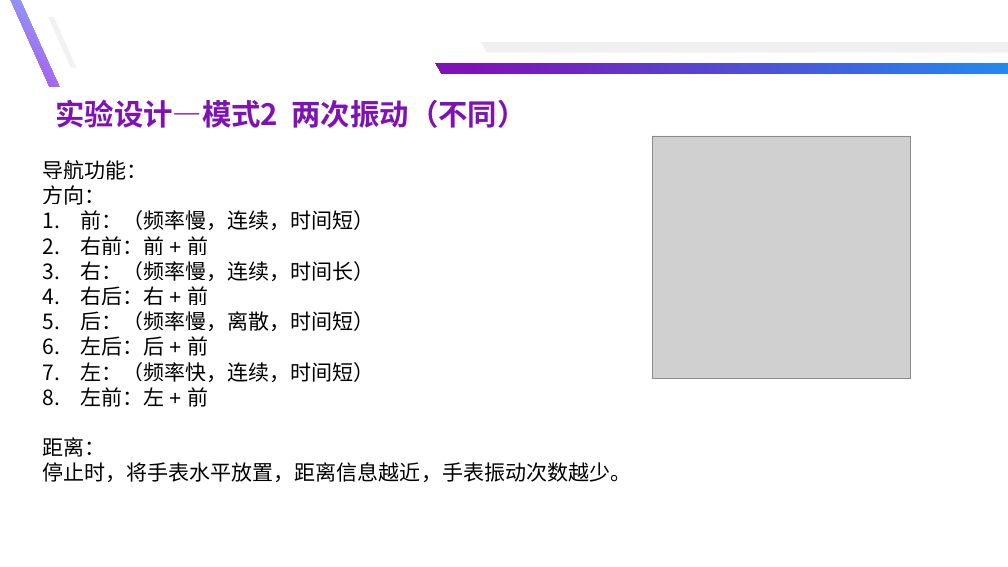
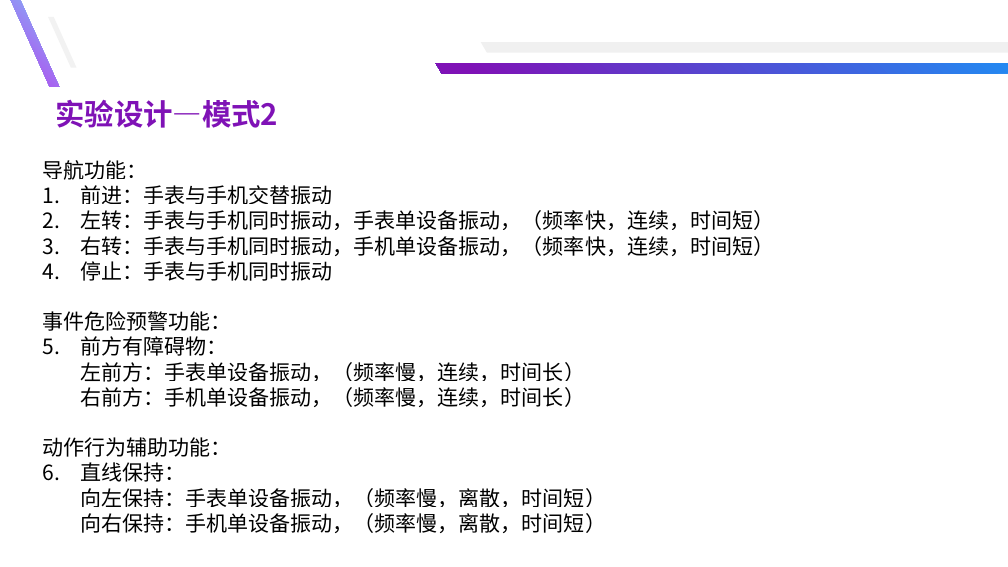
Before and after one commit to yuyongsong/Paper, a slide deck: slide 18 of 总结汇报-余泳松 - 副本.pptx (slide 9 before the commit). Drawn at 1008x567 pixels with LibreOffice and Linux fonts; fonts in the diff are those of the drawing; grey boxes stand for pictures. Boxes give left, top, right and bottom in pixels: in the first picture for what was removed or moved away, otherwise in the second. Text is boxed around its words. In the diff, an @@ line names an element or a change of style, - is before the commit and + after.

```diff
--- a/总结汇报-余泳松 - 副本.pptx
+++ b/总结汇报-余泳松 - 副本.pptx
@@ text at (55, 99, 278, 128): text changed @@
-实验设计—模式2 两次振动（不同）
+实验设计—模式2
@@ picture removed at (653, 136, 910, 378) @@
@@ text at (42, 185, 774, 533): text changed @@
-方向：
-1. 前：（频率慢，连续，时间短）
-2. 右前：前 + 前
-3. 右：（频率慢，连续，时间长）
-4. 右后：右 + 前
-5. 后：（频率慢，离散，时间短）
-6. 左后：后 + 前
-7. 左：（频率快，连续，时间短）
-8. 左前：左 + 前
-距离：
-停止时，将手表水平放置，距离信息越近，手表振动次数越少。
+1. 前进：手表与手机交替振动
+2. 左转：手表与手机同时振动，手表单设备振动，（频率快，连续，时间短）
+3. 右转：手表与手机同时振动，手机单设备振动，（频率快，连续，时间短）
+4. 停止：手表与手机同时振动
+事件危险预警功能：
+1. 前方有障碍物：
+左前方：手表单设备振动，（频率慢，连续，时间长）
+右前方：手机单设备振动，（频率慢，连续，时间长）
+动作行为辅助功能：
+1. 直线保持：
+向左保持：手表单设备振动，（频率慢，离散，时间短）
+向右保持：手机单设备振动，（频率慢，离散，时间短）
```
Also in this commit, not shown: 4 other slides changed, 18 slides added, 9 slides removed, 1 other file.
